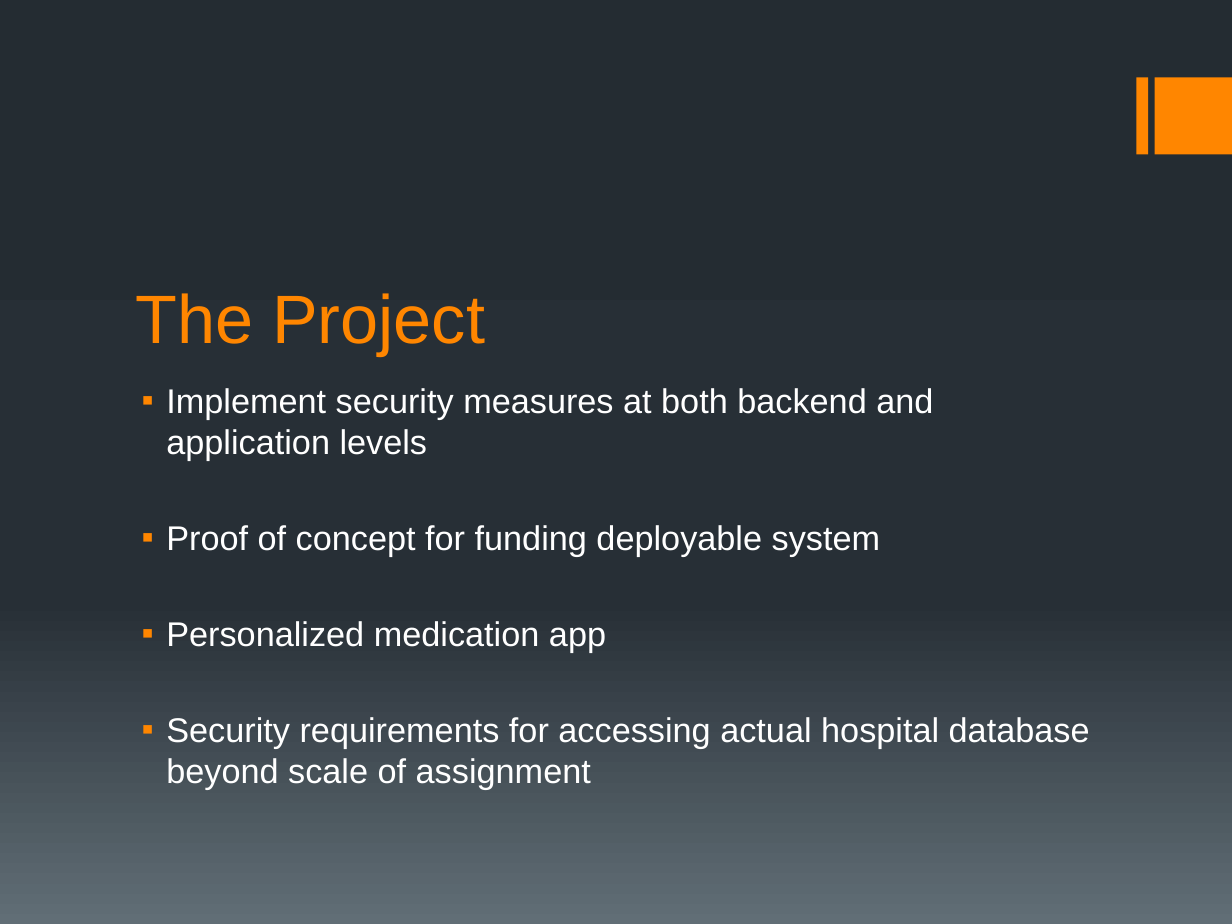
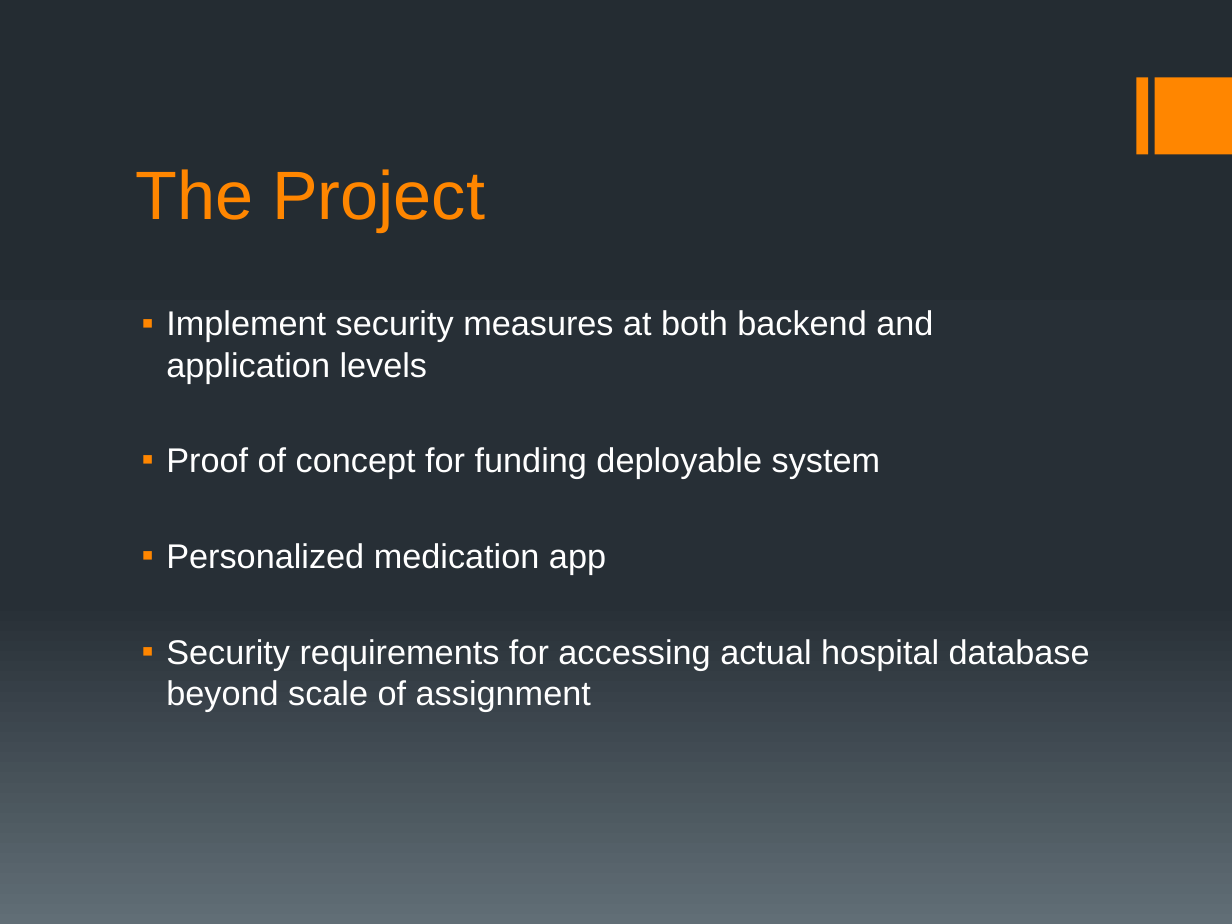
Before and after one commit to ShawnHesch/SAAPI, a slide deck: slide 5 of SAAPI_Walkthrough.pptx (slide 6 before the commit). Drawn at 1232x924 pixels with LibreOffice and Linux fonts; fonts in the diff are those of the drawing. Boxes give left, top, right and bottom in pixels: in the first picture for what was removed or moved away, otherwise in the second. Text is boxed around its words. In the diff, an @@ line names an element or a change of style, - is before the commit and + after.

```diff
--- a/SAAPI_Walkthrough.pptx
+++ b/SAAPI_Walkthrough.pptx
@@ title "The Project": place and size @@
-title "The Project" at box(136, 293, 485, 356)
+title "The Project" at box(136, 169, 485, 231)
@@ text "Implement security measures at both ...": place and size @@
-text "Implement security measures at both ..." at box(166, 388, 1090, 789)
+text "Implement security measures at both ..." at box(166, 310, 1090, 712)
```
Also in this commit, not shown: 5 other slides changed, 1 slide added, 3 slides removed, 1 other file.
